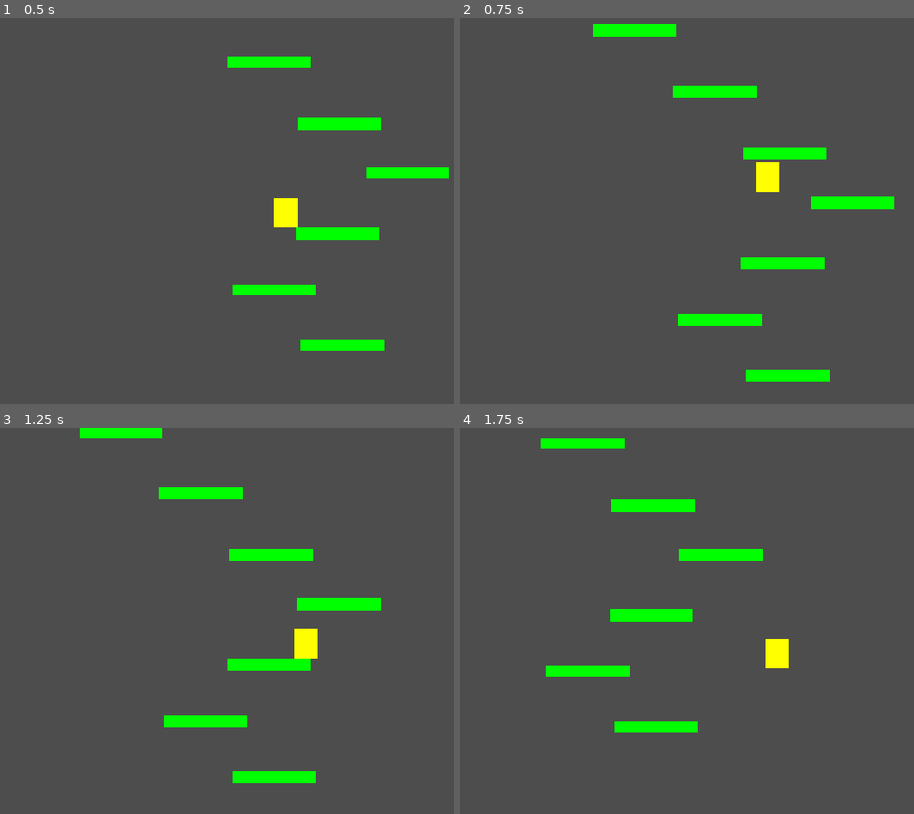
Above: before the commit, frames 1-4 (two rows, left to right).
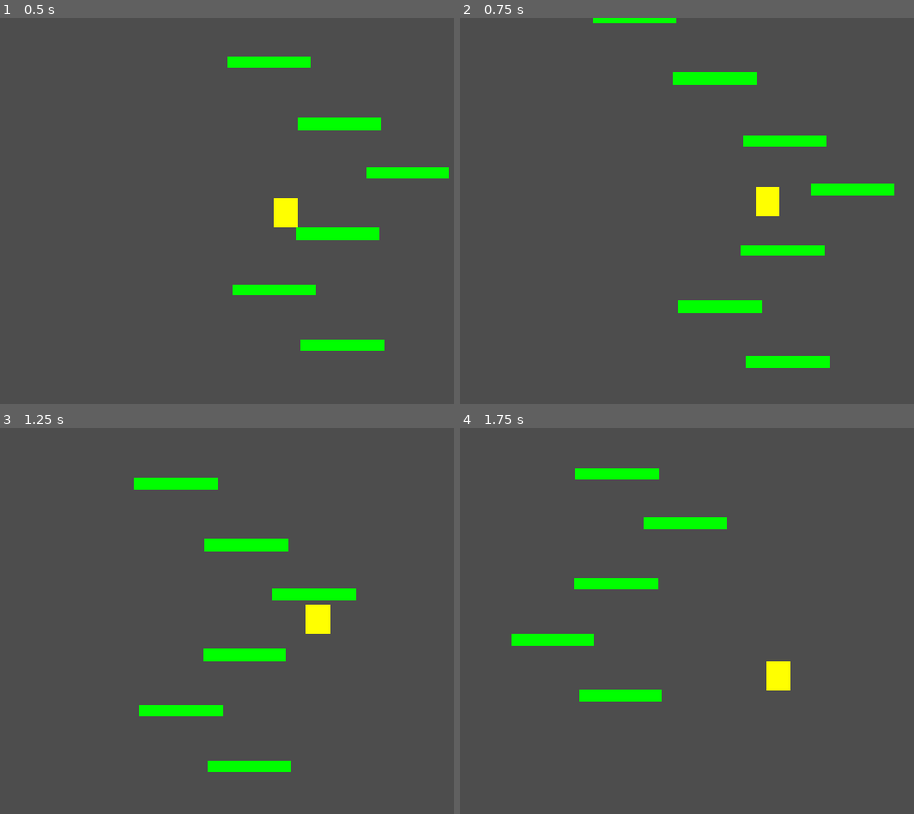
Above: after the commit, the same moments.

Repository: mezegis-hub/Vertical-Jumper
Game: Godot game, scene res://Scene/main.tscn
Same seed, same stepped clock (60 frames per second), same inputs: the game is played once before the commit and once after it.
Inputs:
- Up to frame 1 (0.5 s): no input
- Up to frame 2 (0.75 s): tap Enter (ui_accept) at 0.5, 0.6 s; hold Right (ui_right) from 0.53 s (still down)
- Up to frame 3 (1.25 s): keep holding Right (ui_right); tap Enter (ui_accept) at 0.77, 1.07 s
- Up to frame 4 (1.75 s): keep holding Right (ui_right); tap Enter (ui_accept) at 1.35, 1.52 s

Frame 1 is identical in both runs. In frame 2, 8.4% of the frame differs, in the area x 29-96%, y 0-95%; in frame 3, 7.3%; in frame 4, 6.7%.

Commit message:
short jumps
jump multiplier added for short/long junps

Diff:
--- a/Scripts/player.gd
+++ b/Scripts/player.gd
@@ -5,6 +5,7 @@
 const GRAVITY = 1200.0
 const JUMP_VELOCITY = -600.0
 
+const JUMP_CUT_MULTIPLIER = 0.3
 
 func _physics_process(delta: float) -> void:
 	# Add the gravity.
@@ -15,6 +16,10 @@
 	if Input.is_action_just_pressed("ui_accept") and is_on_floor():
 		velocity.y = JUMP_VELOCITY
 
+	# Short Press Cutoff: If the player releases the button early while moving upward
+	if Input.is_action_just_released("ui_accept") and velocity.y < 0:
+		velocity.y *= JUMP_CUT_MULTIPLIER
+
 	# Get the input direction and handle the movement/deceleration.
 	# As good practice, you should replace UI actions with custom gameplay actions.
 	var direction := Input.get_axis("ui_left", "ui_right")
